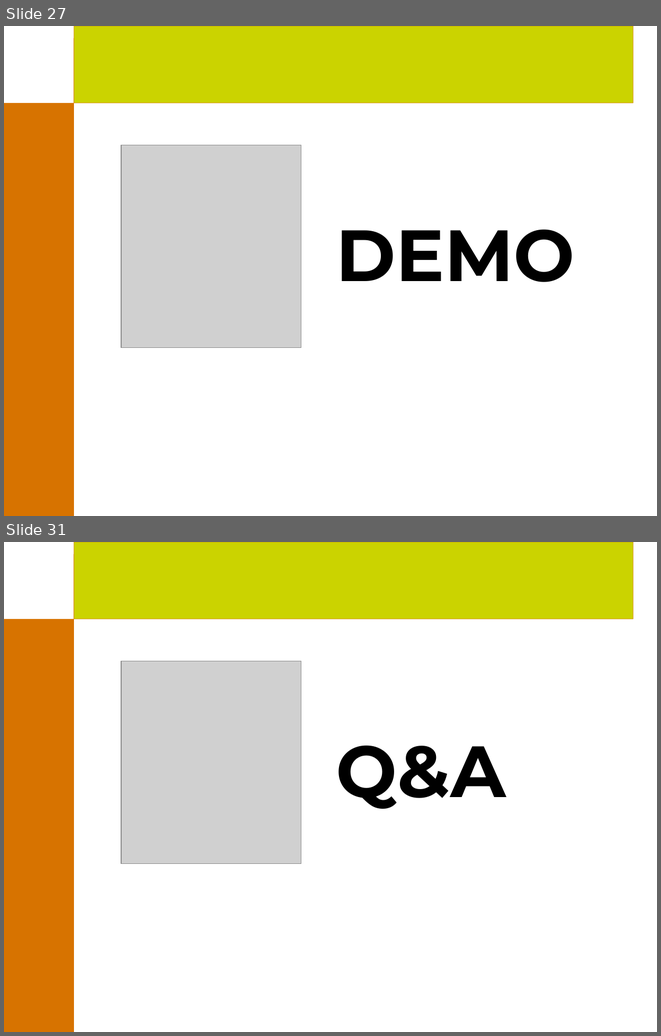
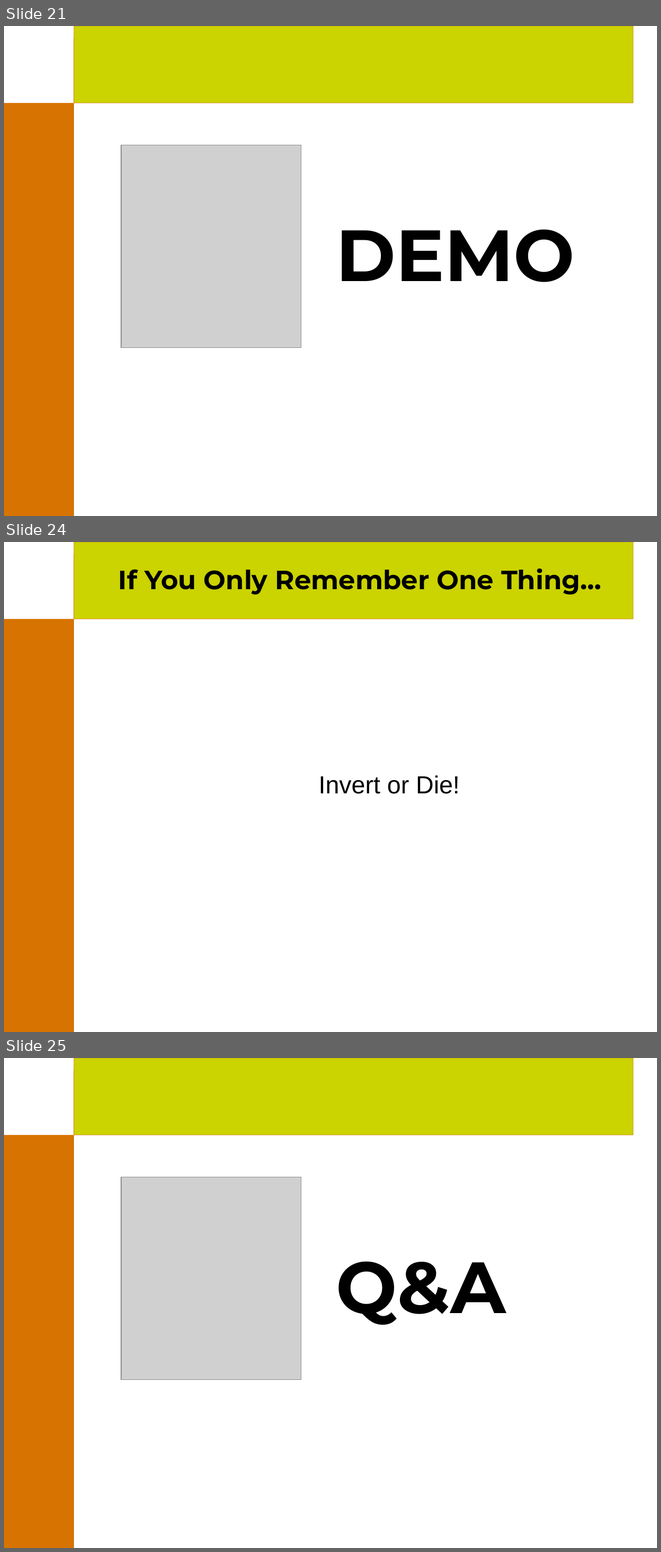
Before and after one commit to joehni/PicoContainer1-CVS, a slide deck: site/presentations/PicoContainer.ppt. Shown one above the other, each under a label of ours: slides 27 and 31 before the commit, slides 21, 24 and 25 after it; the slides between them are not shown. The pictures are 661x1036 and 661x1552 pixels, drawn with LibreOffice and Linux fonts; fonts in the diff are those of the drawing; grey boxes stand for pictures; background and template pictures are left out. Boxes give left, top, right and bottom in pixels: in the first picture for what was removed or moved away, otherwise in the second. Text is boxed around its words. In the diff, an @@ line names an element or a change of style, - is before the commit and + after.

```diff
--- a/site/presentations/PicoContainer.ppt
+++ b/site/presentations/PicoContainer.ppt
@@ slide 24 added at (x1=4, y1=542, x2=657, y2=1032), background #FFFFFF; not listed: 3 template elements that a slide beside it also shows @@
@@ title added at (x1=118, y1=568, x2=601, y2=594), 32 pt, text #000000, bold @@
+If You Only Remember One Thing…
@@ text added at (x1=319, y1=775, x2=460, y2=794), 30 pt, text #000000 @@
+Invert or Die!
@@ what was slide 27 is now slide 21 @@
@@ what was slide 31 is now slide 25 @@
```
Also in this commit, not shown: 15 slides changed, 3 other slides added, 7 slides removed.
